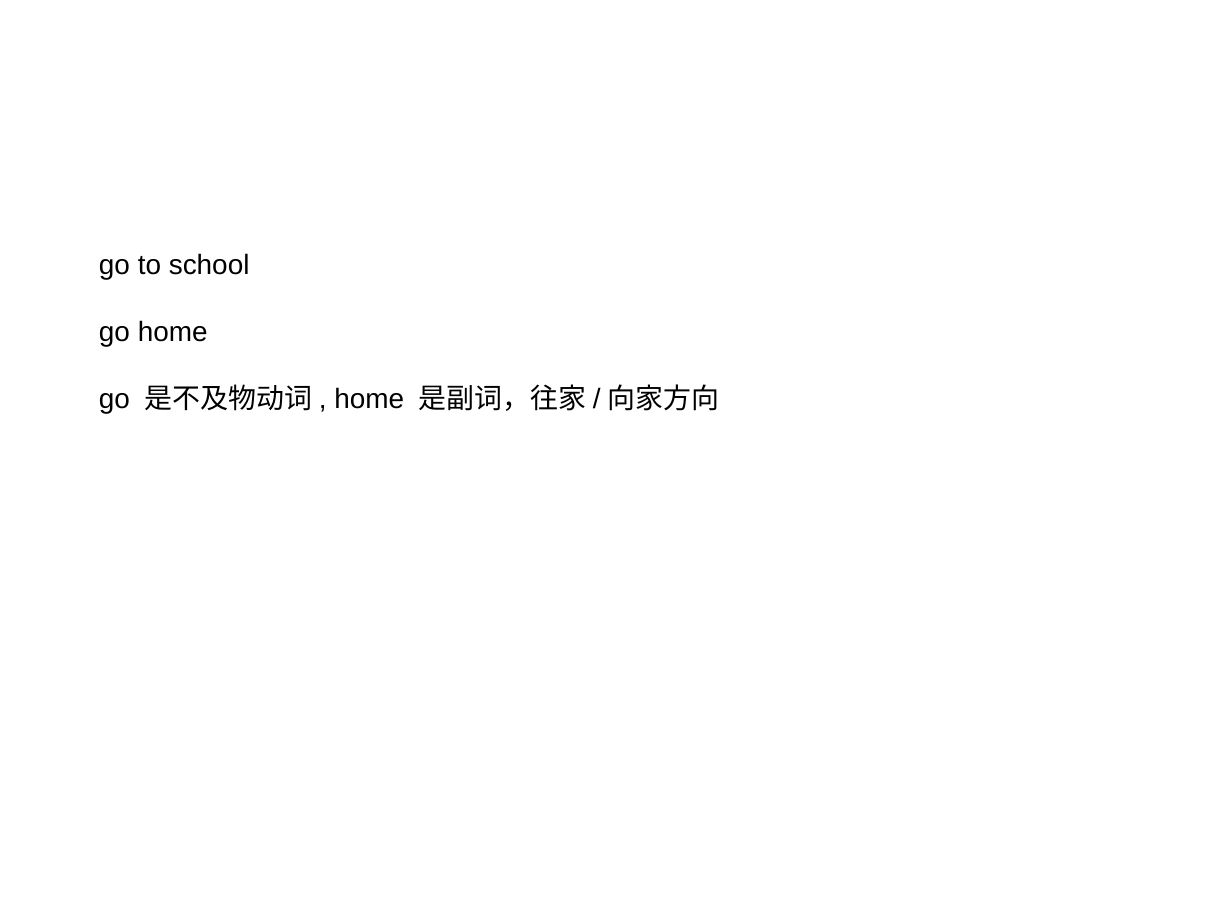
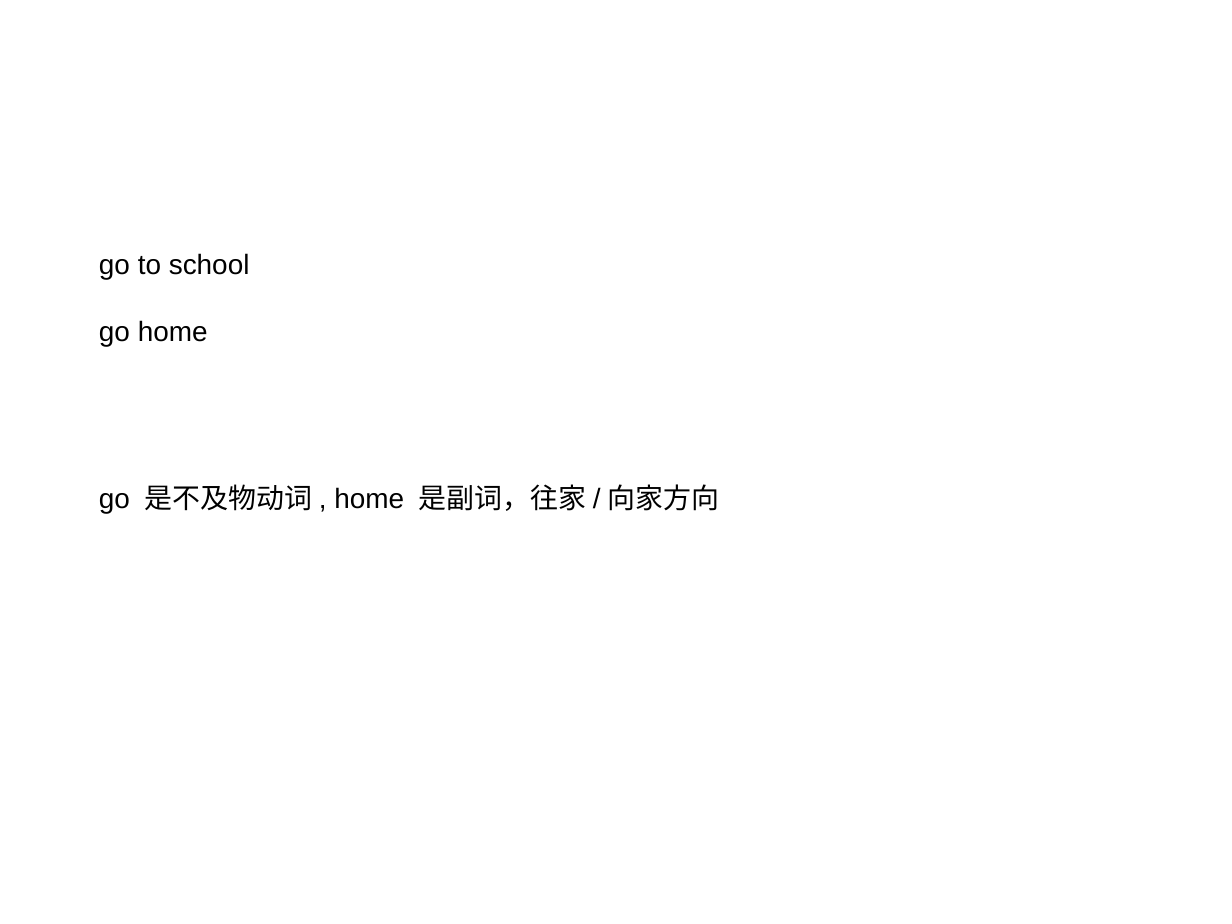
Before and after one commit to ericzhang/english-math, a slide deck: slide 1 of 2025-03-23/go.odp. Drawn at 1232x924 pixels with LibreOffice and Linux fonts; fonts in the diff are those of the drawing. Boxes give left, top, right and bottom in pixels: in the first picture for what was removed or moved away, otherwise in the second. Text is boxed around its words. In the diff, an @@ line names an element or a change of style, - is before the commit and + after.

```diff
--- a/2025-03-23/go.odp
+++ b/2025-03-23/go.odp
@@ text "go to school" rewrapped from (99, 253, 719, 413) to (99, 253, 719, 513) @@
```
Also in this commit, not shown: 7 other files.
